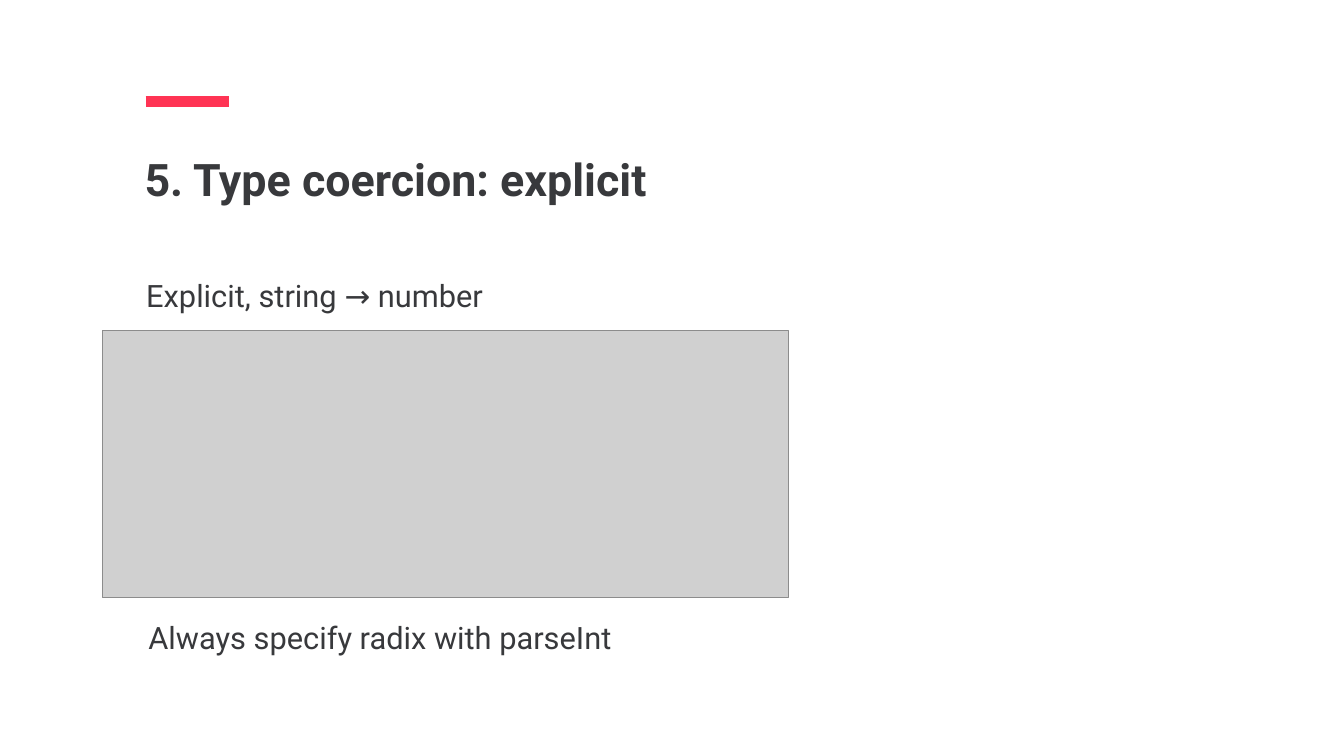
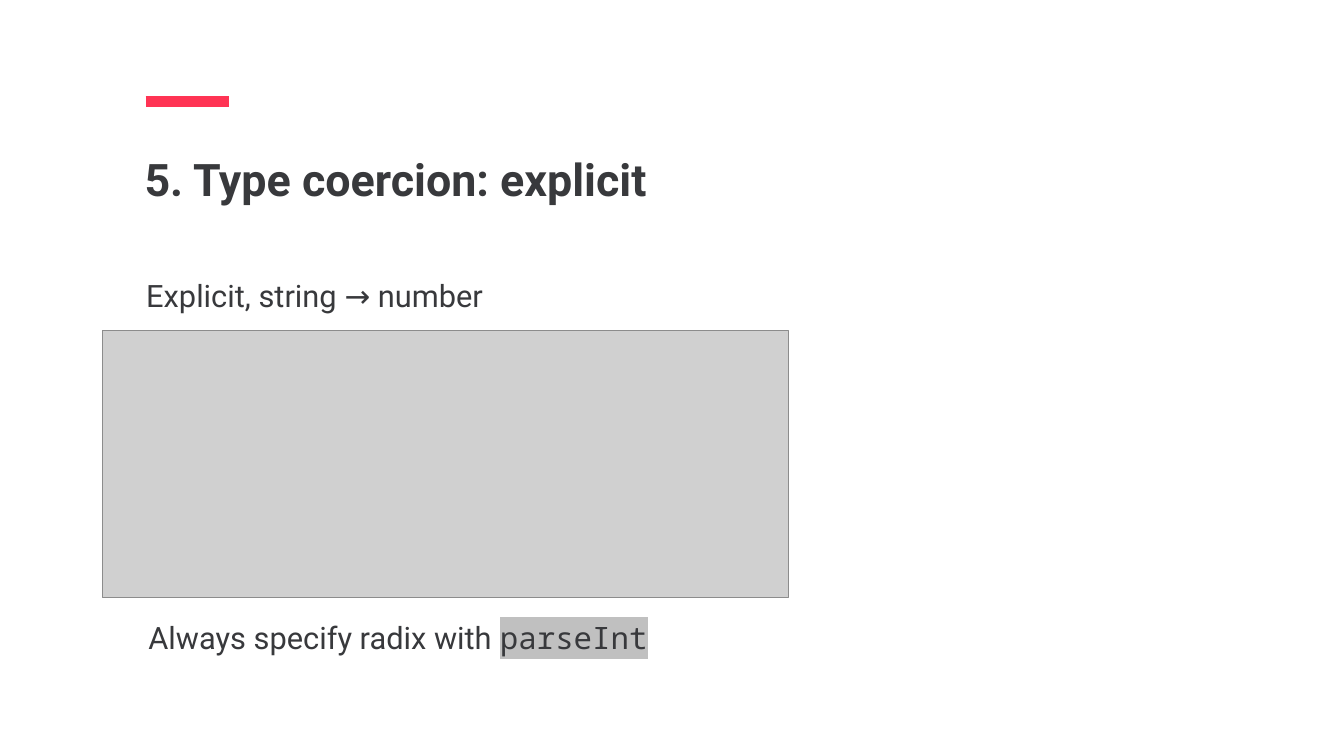
Before and after one commit to jpotapova/js-lecture-1, a slide deck: slide 26 of slides-full.pptx. Drawn at 1344x756 pixels with LibreOffice and Linux fonts; fonts in the diff are those of the drawing; grey boxes stand for pictures. Boxes give left, top, right and bottom in pixels: in the first picture for what was removed or moved away, otherwise in the second. Text is boxed around its words. In the diff, an @@ line names an element or a change of style, - is before the commit and + after.

```diff
--- a/slides-full.pptx
+++ b/slides-full.pptx
@@ text "Always specify radix with parseInt" at [148,625,648,657]: font Roboto to Noto Sans Mono, highlight none to #C0C0C0 in "parseInt" @@
```
Also in this commit, not shown: 6 other slides changed, 6 slides removed, 13 other files.
